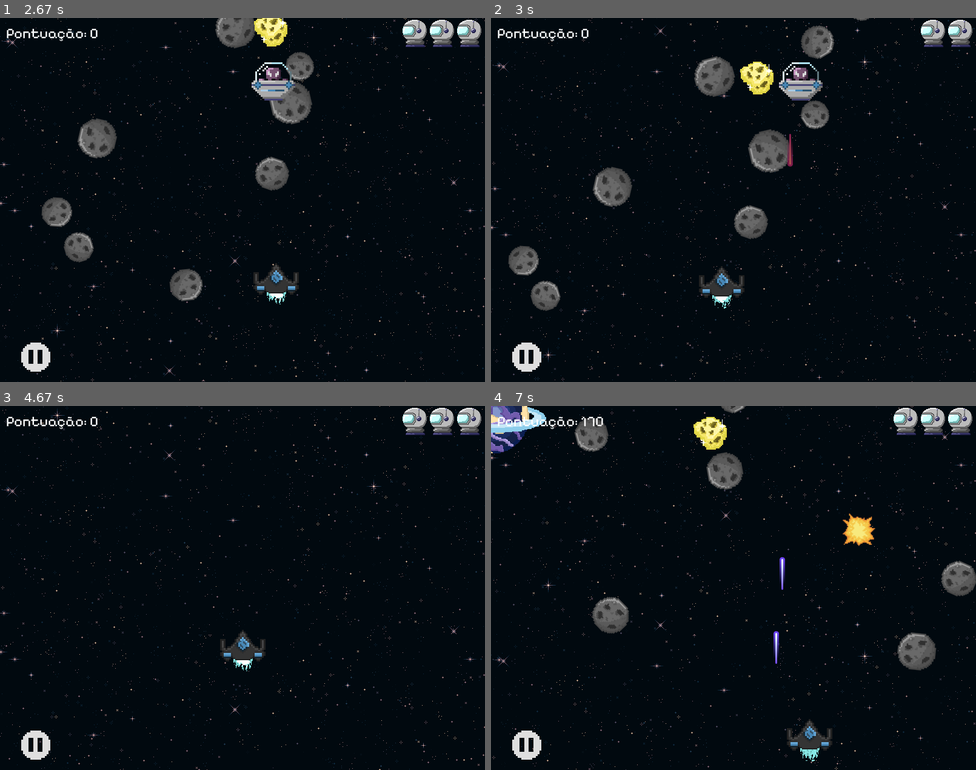
Above: before the commit, frames 1-4 (two rows, left to right).
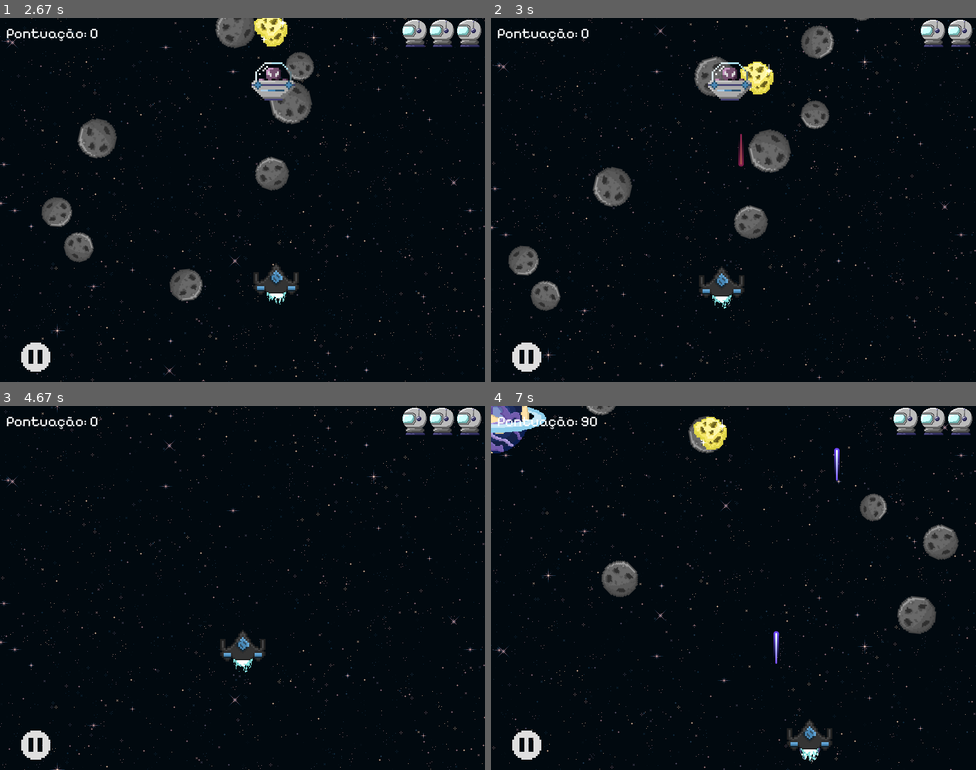
Above: after the commit, the same moments.

Repository: RafaelCarneiro16/MeteorRushPygame
Game: pygame game, started from codigo/main.py
The game is run twice, just before and just after one commit, with the same random seed, the same clock (stepped at 60 frames per second) and the same inputs.
Inputs (mouse positions are in pixels of both pictures, inside the frame that each line leads up to):
- Up to frame 1 (2.67 s): click (242, 196) at 0.38 s; tap Space at 0.67 s; hold Right 1-1.47 s; hold Up 1.55-1.85 s; hold Left from 2.38 s (still down)
- Up to frame 2 (3 s): release Left at 2.92 s
- Up to frame 3 (4.67 s): hold Left 3.28-3.68 s; type "ann" at 3.72 s; tap Enter at 4.05 s; click (242, 562) at 4.6 s
- Up to frame 4 (7 s): tap Backspace at 4.85 s; hold Right 5.18-5.82 s; hold D 5.18-5.82 s; tap Space at 5.25, 5.55, 5.92, 6.32, 6.62, 6.82 s; hold Down 5.85-6.22 s; hold S 5.85-6.22 s; hold Left 6.25-6.72 s; hold A 6.25-6.72 s; hold Right from 6.75 s (still down); hold D from 6.75 s (still down)

Frame 1 is identical in both runs. In frame 2, 1.3% of the frame differs, in the area x 44-69%, y 12-41%; in frame 3, 1.5%; in frame 4, 7.4%, in the area x 0-100%, y 0-100%.

Commit message:
Ovni modificado
Agora ele persegue

Diff:
--- a/codigo/ovni.py
+++ b/codigo/ovni.py
@@ -88,12 +88,7 @@
     #endregion
 
     def update(self):
-        # Movimento horizontal
-        self.rect.x += self.velocidade_x * self.direcao
-
-        if self.rect.right >= 800 or self.rect.left <= 0:
-            self.direcao *= -1
-
+        self.seguir_jogador()
         # Disparo com intervalo
         agora = pygame.time.get_ticks()
         if agora - self.tempo_ultimo_tiro >= self.delay_tiro:
@@ -106,3 +101,8 @@
             tiro = Tiro(posicao_tiro, self.grupo_tiros, direcao = -1, caminho_imagem = rf"C:\GitHub\Jogo\imagens\tiro_inimigo.png")
         except Exception as erro:
             print(f"⚠️ [OVNI] Erro ao criar tiro: {erro}")
+
+    def seguir_jogador(self):
+        diferenca = self.jogador.rect.centerx - self.rect.centerx
+        if abs(diferenca) > 1:
+           self.rect.x += self.velocidade_x if diferenca > 0 else -self.velocidade_x
--- a/codigo/ranking.json
+++ b/codigo/ranking.json
@@ -12,6 +12,10 @@
         "pontuacao": 5000
     },
     {
+        "nome": " d",
+        "pontuacao": 4120
+    },
+    {
         "nome": "PAPA",
         "pontuacao": 1360
     }
